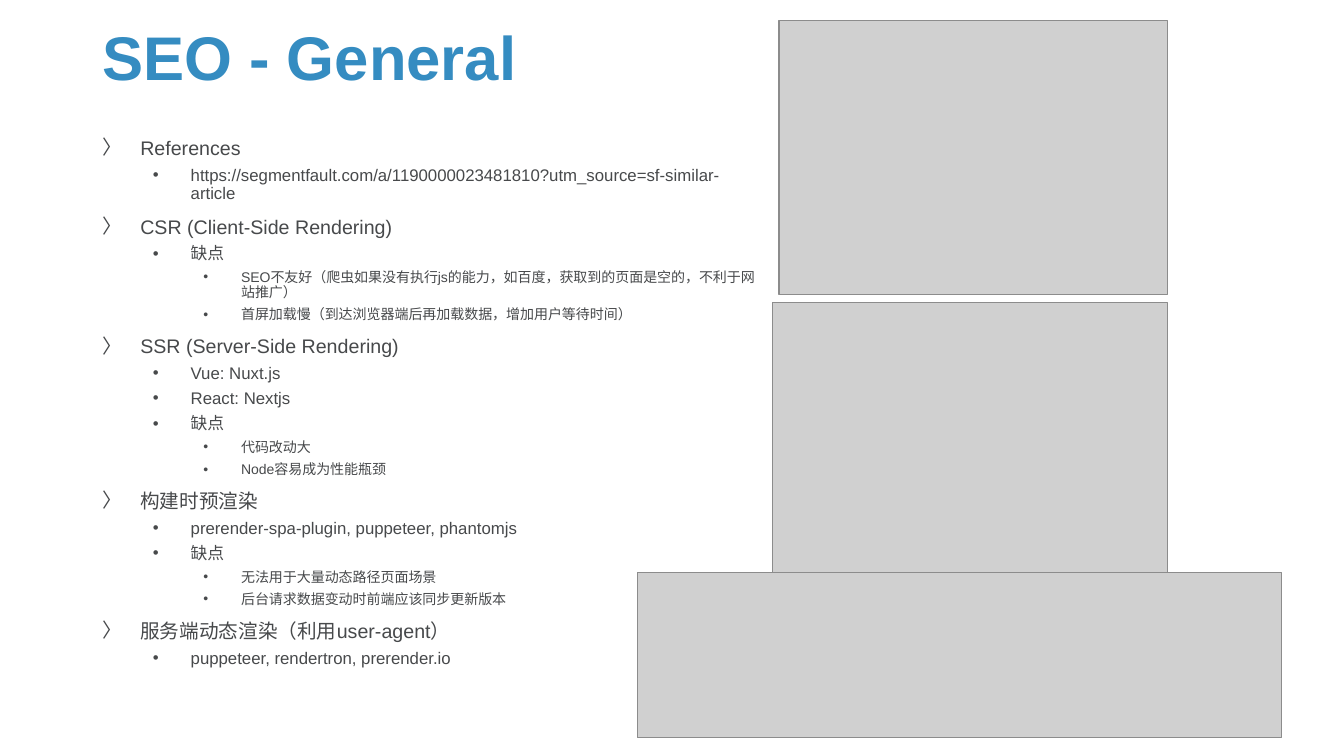
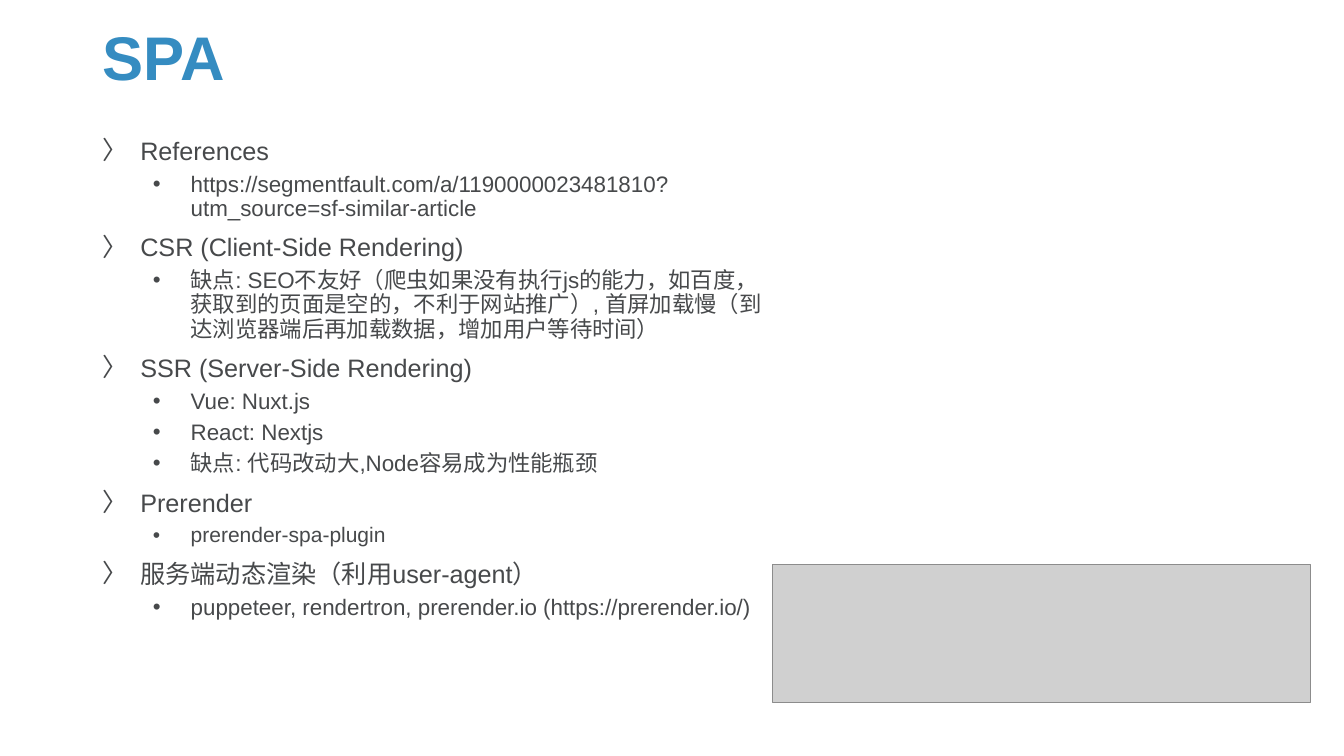
Before and after one commit to Sparks-Lu/TechNotes, a slide deck: slide 34 of Web/Vue-Notes.pptx (slide 25 before the commit). Drawn at 1344x756 pixels with LibreOffice and Linux fonts; fonts in the diff are those of the drawing; grey boxes stand for pictures; background and template pictures are left out. Boxes give left, top, right and bottom in pixels: in the first picture for what was removed or moved away, otherwise in the second. Text is boxed around its words. In the diff, an @@ line names an element or a change of style, - is before the commit and + after.

```diff
--- a/Web/Vue-Notes.pptx
+++ b/Web/Vue-Notes.pptx
@@ picture removed at bbox=[779, 20, 1168, 294] @@
@@ title at bbox=[102, 37, 224, 81]: text changed @@
-SEO - General
+SPA
@@ text at bbox=[140, 142, 669, 588]: size 14 to 18 pt in "References", "CSR (Client-Side Rendering)", "SSR (Server-Side Rendering)", "服务端动态渲染（利用user-agent）"; size 12 to 16 pt in "https://segmentfault.com/a/1190000023481810?utm_source=sf-si ...", "Vue: Nuxt.js", "React: Nextjs" @@
@@ text at bbox=[191, 269, 761, 339]: text changed; size 10 to 16 pt @@
-  • 缺点
-    • SEO不友好（爬虫如果没有执行js的能力，如百度，获取到的页面是空的，不利于网站推广）
-    • 首屏加载慢（到达浏览器端后再加载数据，增加用户等待时间）
+  • 缺点: SEO不友好（爬虫如果没有执行js的能力，如百度，获取到的页面是空的，不利于网站推广）, 首屏加载慢（到达浏览器端后再加载数据，增加用户等待时间）
@@ picture removed at bbox=[773, 303, 1168, 585] @@
@@ text at bbox=[140, 452, 598, 547]: text changed; size 10 to 16 pt @@
-  • 缺点
-    • 代码改动大
-    • Node容易成为性能瓶颈
-〉 构建时预渲染
-  • prerender-spa-plugin, puppeteer, phantomjs
-  • 缺点
-    • 无法用于大量动态路径页面场景
-    • 后台请求数据变动时前端应该同步更新版本
+  • 缺点: 代码改动大,Node容易成为性能瓶颈
+〉 Prerender
+  • prerender-spa-plugin
@@ picture: place and size @@
-picture at bbox=[637, 573, 1282, 738]
+picture at bbox=[773, 565, 1311, 703]
@@ text at bbox=[191, 598, 750, 620]: text changed; size 12 to 16 pt @@
-  • puppeteer, rendertron, prerender.io
+  • puppeteer, rendertron, prerender.io (https://prerender.io/)
```
Also in this commit, not shown: 6 other slides changed, 17 slides added, 28 other files.
